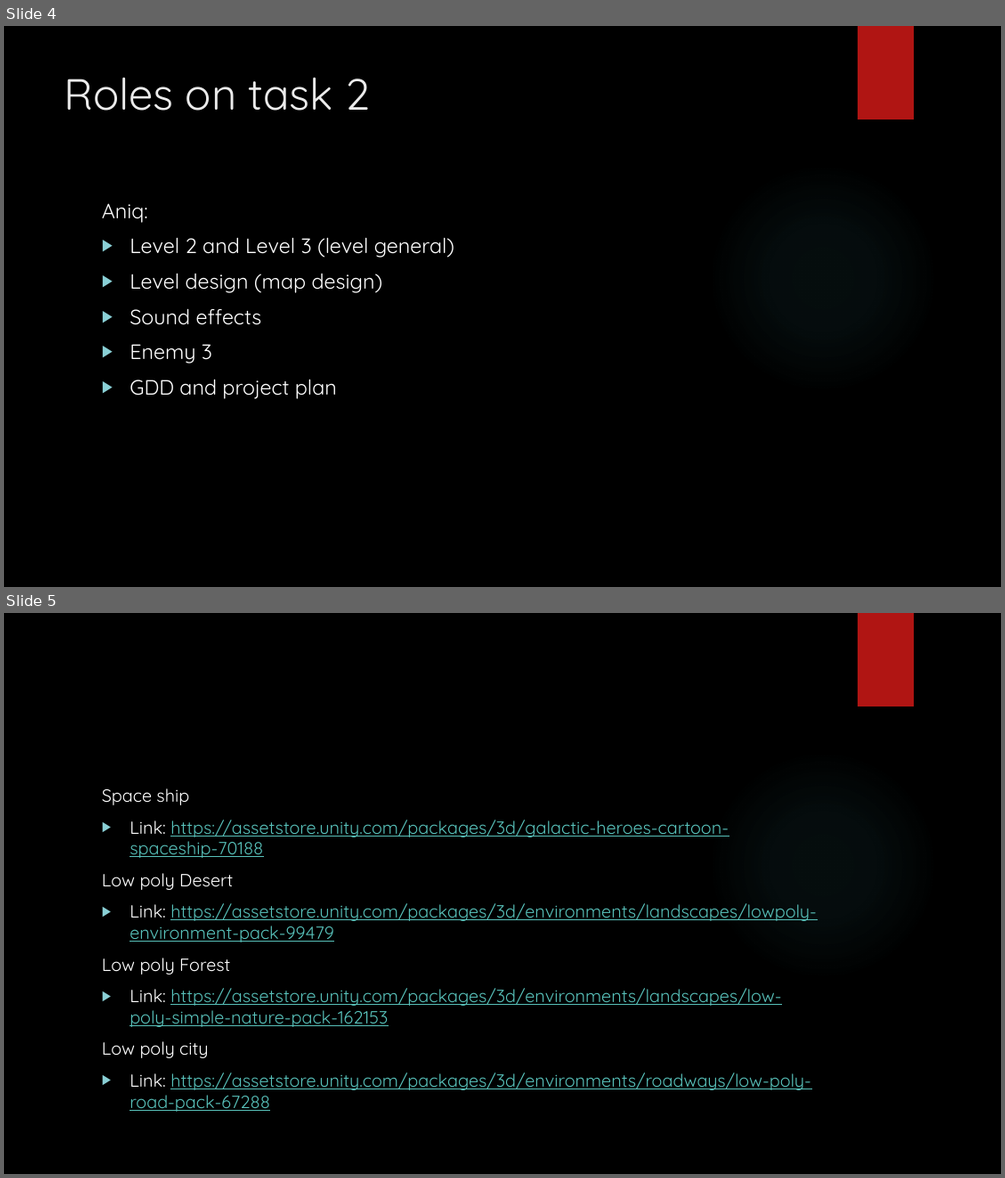
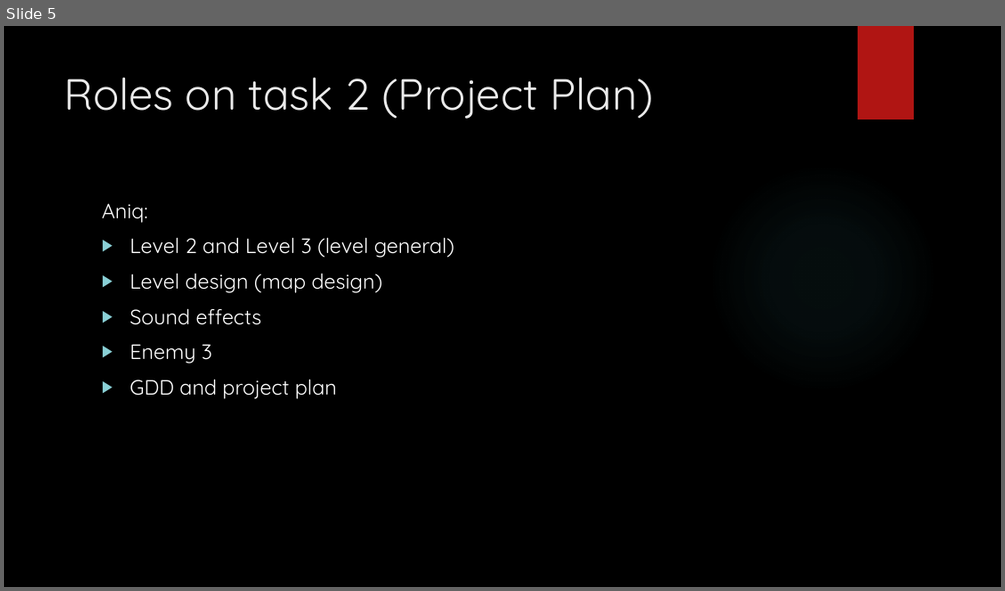
Before and after one commit to JefarAberson19/ET-invasion, a slide deck: Document/02_Napa_13_Aniq_Presentation.pptx. Shown one above the other, each under a label of ours: slides 4 and 5 before the commit, slide 5 after it. The pictures are 1005x1178 and 1005x591 pixels, drawn with LibreOffice and Linux fonts; fonts in the diff are those of the drawing; background and template pictures are left out. Boxes give left, top, right and bottom in pixels: in the first picture for what was removed or moved away, otherwise in the second. Text is boxed around its words. In the diff, an @@ line names an element or a change of style, - is before the commit and + after.

Commit message:
edited some parts
edited document following:
ProjectPlan
Presentation

```diff
--- a/Document/02_Napa_13_Aniq_Presentation.pptx
+++ b/Document/02_Napa_13_Aniq_Presentation.pptx
@@ slide 5 removed at [4,613,1001,1174], background picture (left out); not listed: 2 template elements that a slide beside it also shows @@
@@ text removed at [102,788,817,1111] @@
-Space ship
-▶ Link: https://assetstore.unity.com/packages/3d/galactic-heroes-cartoon-spaceship-70188
-Low poly Desert
-▶ Link: https://assetstore.unity.com/packages/3d/environments/landscapes/lowpoly-environment-pack-99479
-Low poly Forest
-▶ Link: https://assetstore.unity.com/packages/3d/environments/landscapes/low-poly-simple-nature-pack-162153
-Low poly city
-▶ Link: https://assetstore.unity.com/packages/3d/environments/roadways/low-poly-road-pack-67288
@@ what was slide 4 is now slide 5 @@
@@ slide 5 changed as well @@
@@ title at [65,77,654,119]: text changed @@
-Roles on task 2
+Roles on task 2 (Project Plan)
```
Also in this commit, not shown: 3 other slides changed, 2 slides added, 1 other slide removed, 1 other file.
